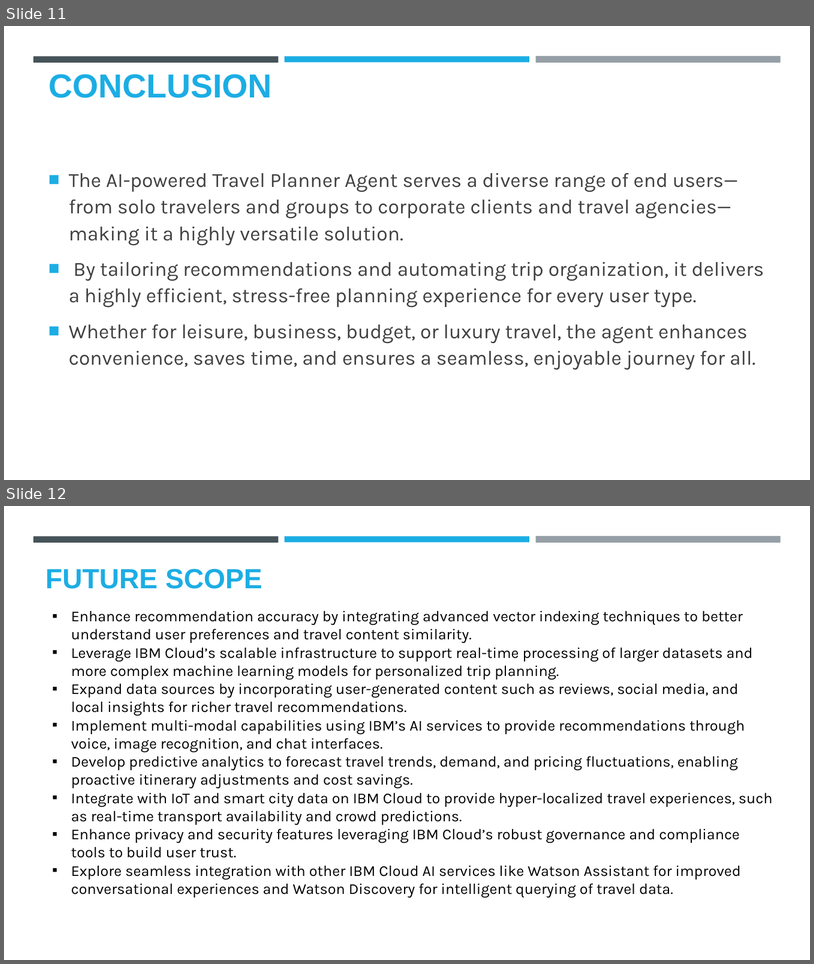
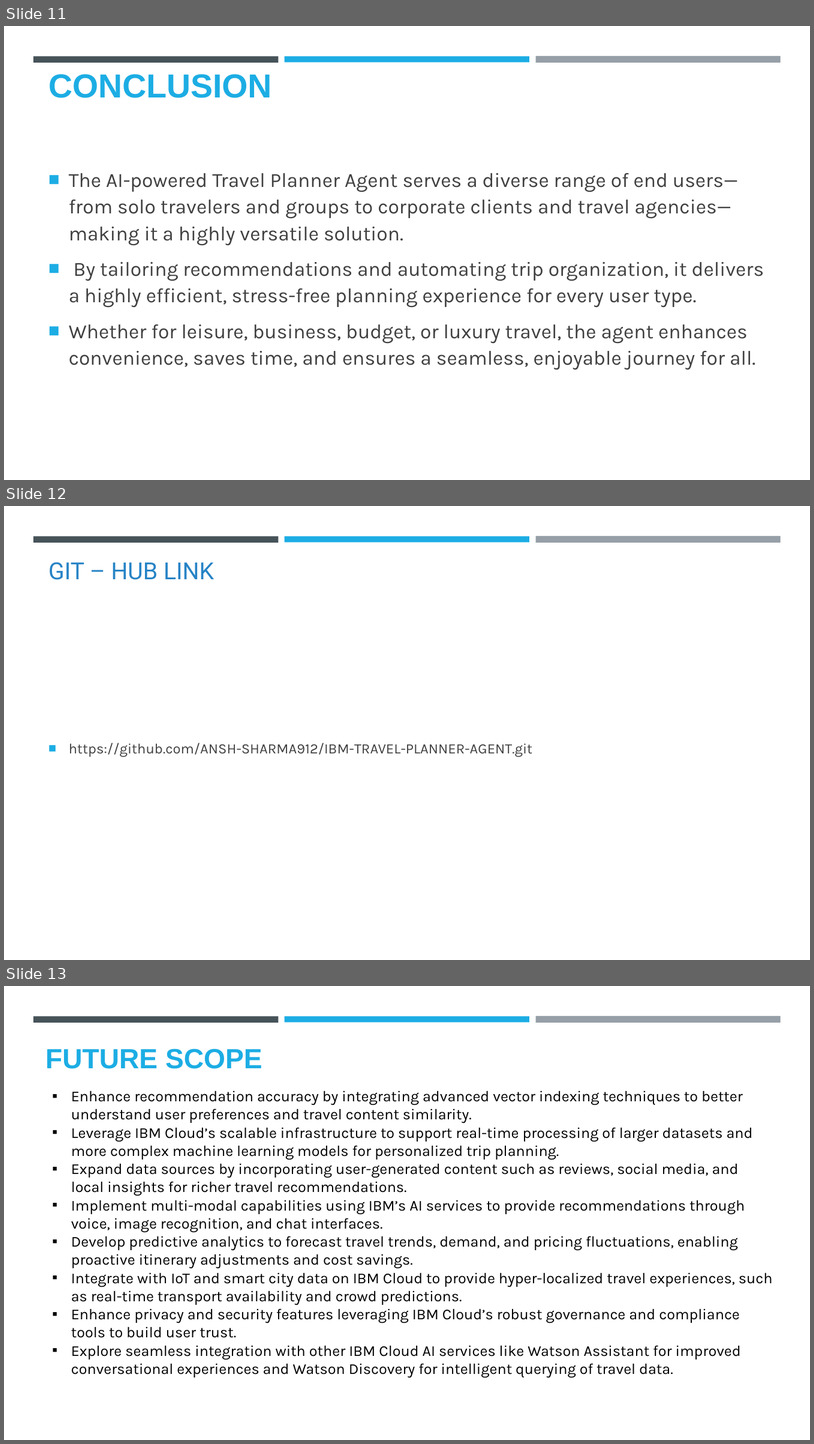
Before and after one commit to ANSH-SHARMA912/IBM-TRAVEL-PLANNER-AGENT, a slide deck: ibm project.pptx. Shown one above the other, each under a label of ours: slides 11 and 12 before the commit, slides 11, 12 and 13 after it. The pictures are 814x964 and 814x1444 pixels, drawn with LibreOffice and Linux fonts; fonts in the diff are those of the drawing; background and template pictures are left out. Boxes give left, top, right and bottom in pixels: in the first picture for what was removed or moved away, otherwise in the second. Text is boxed around its words. In the diff, an @@ line names an element or a change of style, - is before the commit and + after.

```diff
--- a/ibm project.pptx
+++ b/ibm project.pptx
@@ slide 12 added at (4, 506, 810, 960), background #FFFFFF; not listed: 3 template elements that a slide beside it also shows @@
@@ title added at (48, 562, 214, 580), 28 pt, text #2683C6 @@
+GIT – HUB LINK
@@ text added at (69, 742, 533, 757), 17 pt, text #404040 @@
+■ https://github.com/ANSH-SHARMA912/IBM-TRAVEL-PLANNER-AGENT.git
@@ what was slide 12 is now slide 13 @@
```
Also in this commit, not shown: 1 other file.
